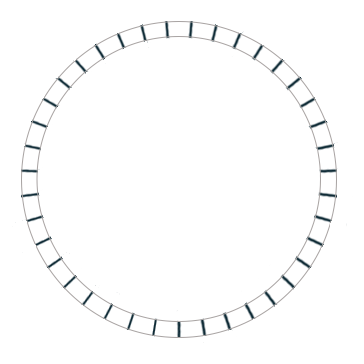
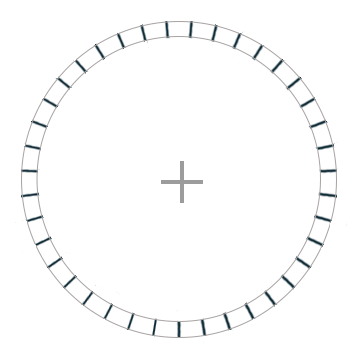
Two versions of the same layered image (w=364, h=364). Layer-by-layer changes:
showed "crosshair" over [161, 161, 203, 203]
